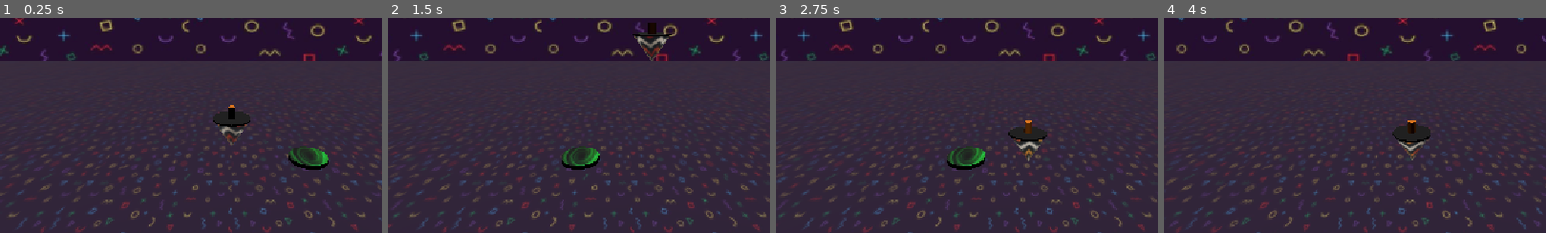
Above: before the commit, frames 1-4 (left to right).
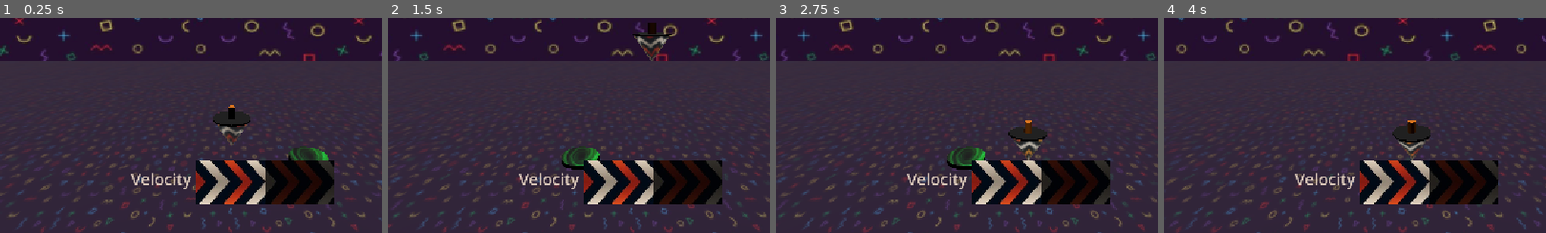
Above: after the commit, the same moments.

Repository: Tal1762/JuniperGameJam
Game: Godot game, scene res://space.tscn
Two runs of this game, one before a commit and one after it. Both use one fixed random seed, a clock stepped at 60 frames per second and the inputs below.
Inputs:
- Up to frame 1 (0.25 s): no input
- Up to frame 2 (1.5 s): hold D (right) 0.53-1.28 s; hold A (left) from 1.28 s (still down)
- Up to frame 3 (2.75 s): release A (left) at 2.03 s; hold D (right) from 2.03 s (still down)
- Up to frame 4 (4 s): release D (right) at 3.53 s; hold A (left) from 3.53 s (still down)
The pictures show only the part of the screen within x 20-70%, y 50-100%; the shares and areas given below are measured in that part.

The runs differ from the first frame. In frame 1, 7.5% of the frame differs, in the area x 34-88%, y 66-87%; in frame 2, 7.5%; in frame 3, 7.4%; in frame 4, 7.5%.
Error after the commit: Attempt to call function 'get_ang_y_vel' in base 'null instance' on a null instance. (res://speed_bar.gd:15)

Commit message:
Progress bar

Diff:
--- a/space.tscn
+++ b/space.tscn
@@ -4,6 +4,7 @@
 [ext_resource type="Script" uid="uid://ck5ogrhoddyyd" path="res://camera_3d.gd" id="1_qtpbo"]
 [ext_resource type="Material" uid="uid://b80ganh0v512f" path="res://new_standard_material_3d.tres" id="2_81phd"]
 [ext_resource type="PackedScene" uid="uid://chreffqw7kr7f" path="res://bounce_pad.tscn" id="4_rxlph"]
+[ext_resource type="PackedScene" uid="uid://cnyvu8rv585u6" path="res://speed_bar.tscn" id="5_ulv8f"]
 
 [sub_resource type="BoxMesh" id="BoxMesh_38se4"]
 material = ExtResource("2_81phd")
@@ -42,10 +43,11 @@
 transform = Transform3D(8.909714, 0, 0, 0, 4.9963913, 0, 0, 0, 2.1581802, -3.6399403, 42.448776, -17.832928)
 mesh = SubResource("BoxMesh_hay7f")
 
-[node name="Top" parent="." unique_id=711918422 node_paths=PackedStringArray("body") instance=ExtResource("1_d5lh8")]
+[node name="Top" parent="." unique_id=711918422 instance=ExtResource("1_d5lh8")]
 transform = Transform3D(1, 0, 0, 0, 1, 0, 0, 0, 1, 0, 1.3678565, 0)
-body = NodePath(".")
 stability_factor = 1.2
 
 [node name="Bounce Pad" parent="." unique_id=520150788 instance=ExtResource("4_rxlph")]
 transform = Transform3D(1, 0, 0, 0, 1, 0, 0, 0, 1, 2, 0.55, 0)
+
+[node name="SpeedBar" parent="." unique_id=553177468 instance=ExtResource("5_ulv8f")]
--- /dev/null
+++ b/speed_bar.gd
@@ -0,0 +1,17 @@
+extends Control
+
+
+# Called when the node enters the scene tree for the first time.
+func _ready() -> void:
+	pass # Replace with function body.
+
+@onready var progress_bar = $ProgressBar
+@onready var player = $Player  # The node with velocity
+
+var max_speed = 400.0  # Maximum speed for full bar
+
+# Called every frame. 'delta' is the elapsed time since the previous frame.
+func _process(delta: float) -> void:
+	var speed = player.get_ang_y_vel()
+	var progress_value = clamp((speed / max_speed) * 100, 0, 100)
+	progress_bar.value = progress_value
--- /dev/null
+++ b/speed_bar.tscn
@@ -0,0 +1,46 @@
+[gd_scene format=3 uid="uid://cnyvu8rv585u6"]
+
+[ext_resource type="Texture2D" uid="uid://5cklhdaiijl6" path="res://dark_sideways_black-orange-background-with-pattern-zigzag_993259-22636.jpg" id="1_0t46f"]
+[ext_resource type="Texture2D" uid="uid://20mf0k8imvud" path="res://sideways_black-orange-background-with-pattern-zigzag_993259-22636.jpg" id="1_a7fh5"]
+[ext_resource type="Script" uid="uid://bvmh76202txe8" path="res://speed_bar.gd" id="1_vpsb5"]
+
+[node name="SpeedBar" type="Control" unique_id=553177468]
+layout_mode = 3
+anchors_preset = 0
+offset_left = 425.0
+offset_top = 550.0
+offset_right = 465.0
+offset_bottom = 590.0
+scale = Vector2(0.5, 0.5)
+script = ExtResource("1_vpsb5")
+
+[node name="Bar" type="HBoxContainer" parent="." unique_id=1991860286]
+layout_mode = 0
+offset_right = 40.0
+offset_bottom = 40.0
+
+[node name="Count" type="MarginContainer" parent="Bar" unique_id=1744202130]
+layout_mode = 2
+
+[node name="Background" type="NinePatchRect" parent="Bar/Count" unique_id=2052479353]
+layout_mode = 2
+
+[node name="Title" type="TextureRect" parent="Bar/Count" unique_id=1792365889]
+layout_mode = 2
+
+[node name="Number" type="Label" parent="Bar/Count" unique_id=1626884789]
+layout_mode = 2
+theme_override_colors/font_color = Color(0.84705883, 0.7764706, 0.72156864, 1)
+theme_override_font_sizes/font_size = 48
+text = "Velocity"
+
+[node name="Gauge" type="TextureProgressBar" parent="." unique_id=1262170033]
+layout_mode = 0
+offset_left = 196.0
+offset_top = -22.0
+offset_right = 613.0
+offset_bottom = 107.0
+value = 50.0
+allow_greater = true
+texture_under = ExtResource("1_0t46f")
+texture_progress = ExtResource("1_a7fh5")
Binary file added: dark_sideways_black-orange-background-with-pattern-zigzag_993259-22636.jpg
Not shown, added: dark_sideways_black-orange-background-with-pattern-zigzag_993259-22636.jpg.import
Binary file added: sideways_black-orange-background-with-pattern-zigzag_993259-22636.jpg
Not shown, added: sideways_black-orange-background-with-pattern-zigzag_993259-22636.jpg.import
Not shown, added: speed_bar.gd.uid
Not shown, added: black-orange-background-with-pattern-zigzag_993259-22636.avif
Not shown, added: sideways_zigzag.avif
